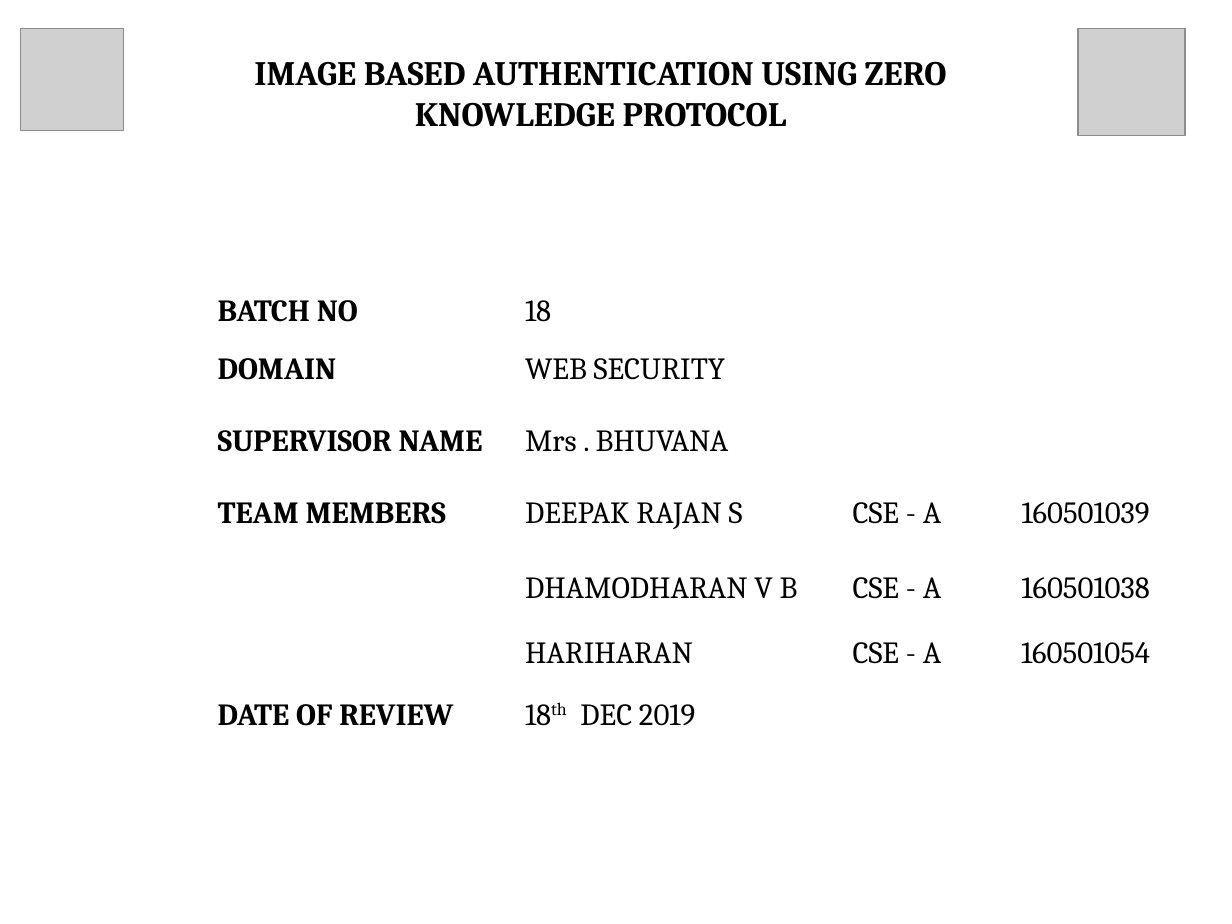
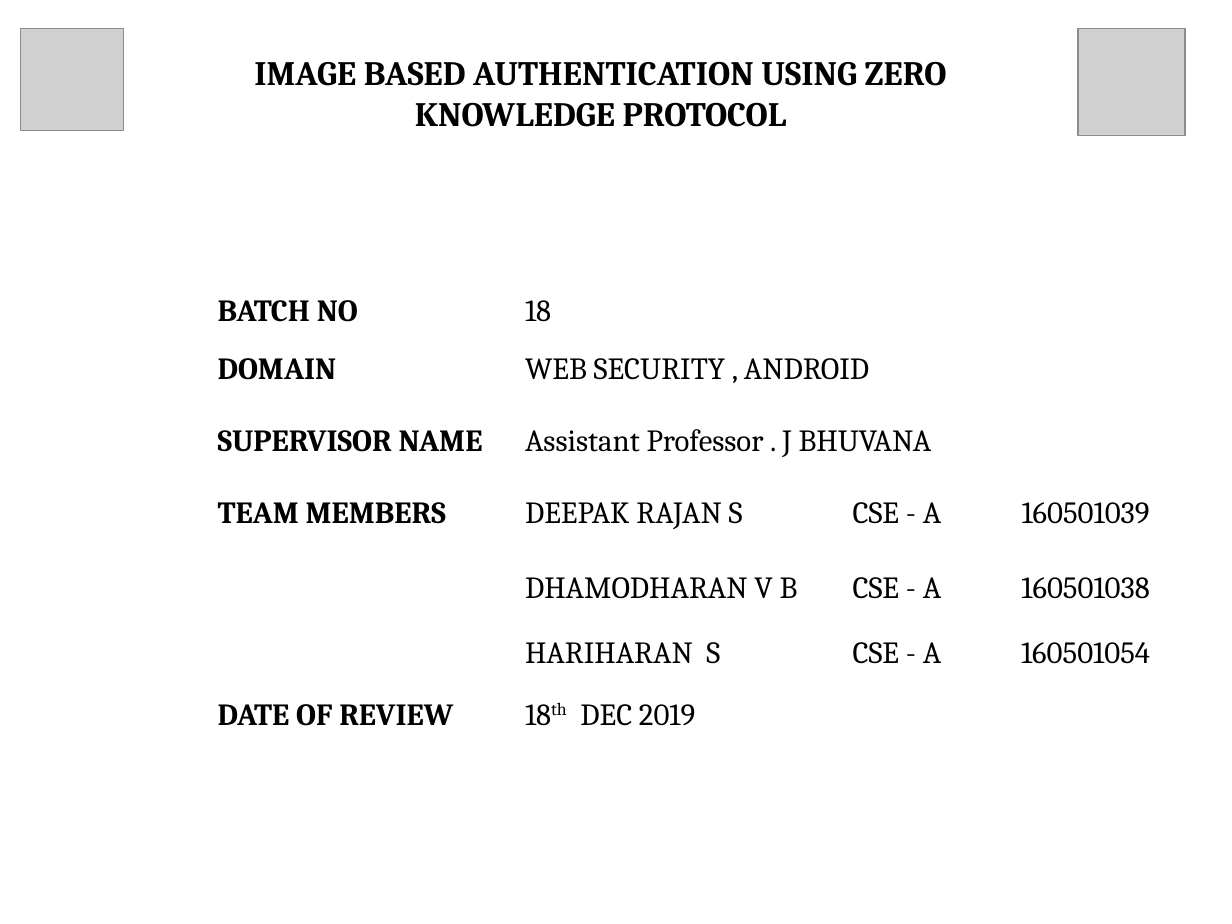
Before and after one commit to Greeny6092/iba, a slide deck: slide 1 of presentation/FINAL YEAR PROJECT BATCH 18.pptx. Drawn at 1232x924 pixels with LibreOffice and Linux fonts; fonts in the diff are those of the drawing; grey boxes stand for pictures. Boxes give left, top, right and bottom in pixels: in the first picture for what was removed or moved away, otherwise in the second. Text is boxed around its words. In the diff, an @@ line names an element or a change of style, - is before the commit and + after.

```diff
--- a/presentation/FINAL YEAR PROJECT BATCH 18.pptx
+++ b/presentation/FINAL YEAR PROJECT BATCH 18.pptx
@@ table at (x1=206, y1=287, x2=1212, y2=791) @@
-row 2, column 2: WEB SECURITY
+row 2, column 2: WEB SECURITY , ANDROID
-row 3, column 2: Mrs . BHUVANA
+row 3, column 2: Assistant Professor . J BHUVANA
-row 6, column 2: HARIHARAN
+row 6, column 2: HARIHARAN S
```
Also in this commit, not shown: 5 other slides changed, 1 other file.
